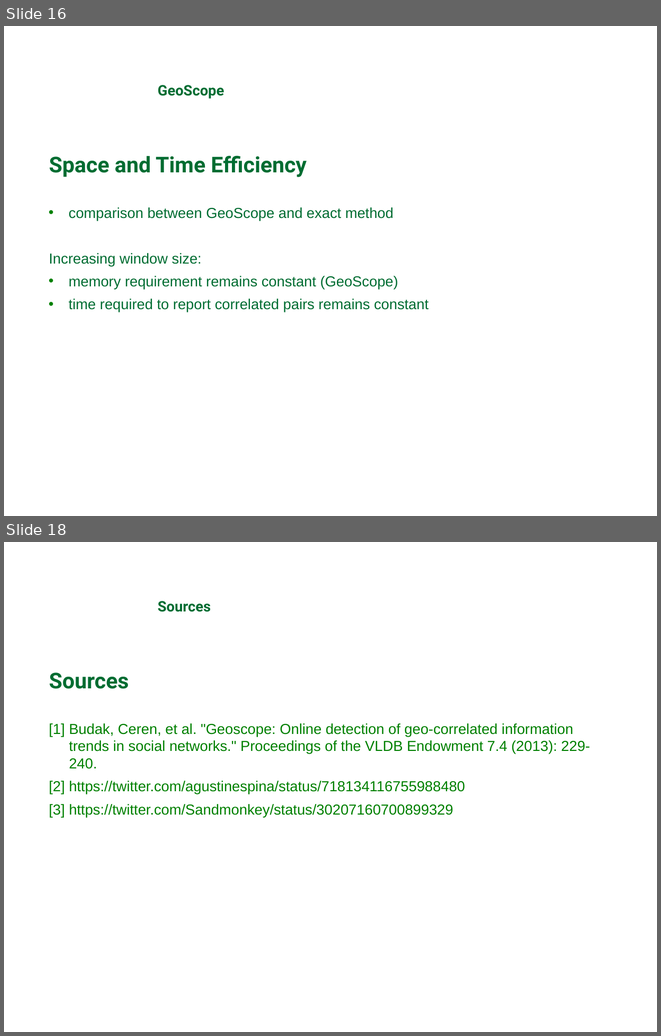
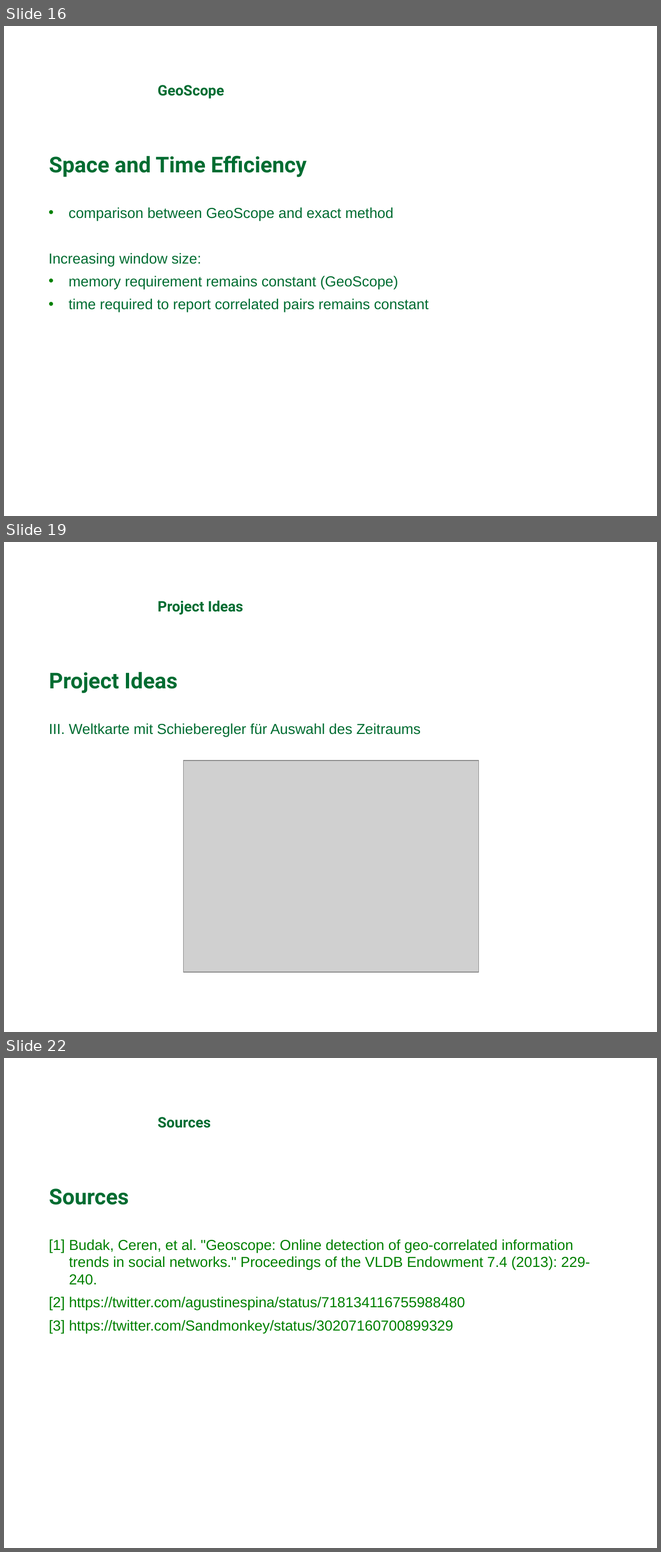
Before and after one commit to michaelprummer/datascience, a slide deck: GeoScope/DataScience1.ppt. Shown one above the other, each under a label of ours: slides 16 and 18 before the commit, slides 16, 19 and 22 after it; the slides between them are not shown. The pictures are 661x1036 and 661x1552 pixels, drawn with LibreOffice and Linux fonts; fonts in the diff are those of the drawing; grey boxes stand for pictures; background and template pictures are left out. Boxes give left, top, right and bottom in pixels: in the first picture for what was removed or moved away, otherwise in the second. Text is boxed around its words. In the diff, an @@ line names an element or a change of style, - is before the commit and + after.

Commit message:
visualization of ideas

```diff
--- a/GeoScope/DataScience1.ppt
+++ b/GeoScope/DataScience1.ppt
@@ slide 19 added at <box>4,542,657,1032</box>, background picture (left out) @@
@@ text added at <box>158,600,244,615</box>, 16 pt, text #006C31, bold @@
+Project Ideas
@@ text added at <box>49,672,177,693</box>, 24 pt, text #006C31, bold @@
+Project Ideas
@@ text added at <box>49,723,421,737</box>, 16 pt, text #006C31 @@
+III. Weltkarte mit Schieberegler für Auswahl des Zeitraums
@@ picture added at <box>184,760,479,972</box> @@
@@ what was slide 18 is now slide 22 @@
```
Also in this commit, not shown: 1 slide changed, 3 other slides added.
